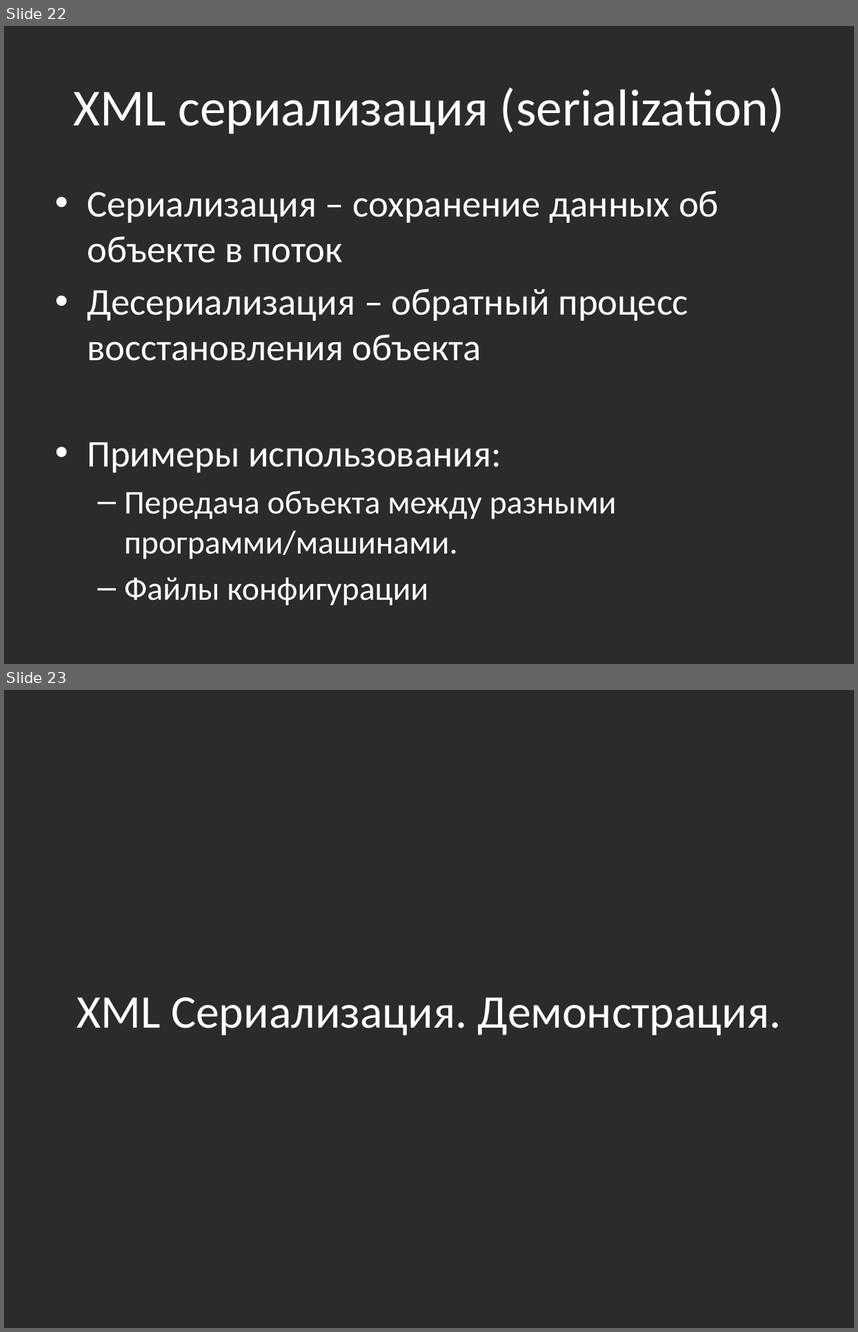
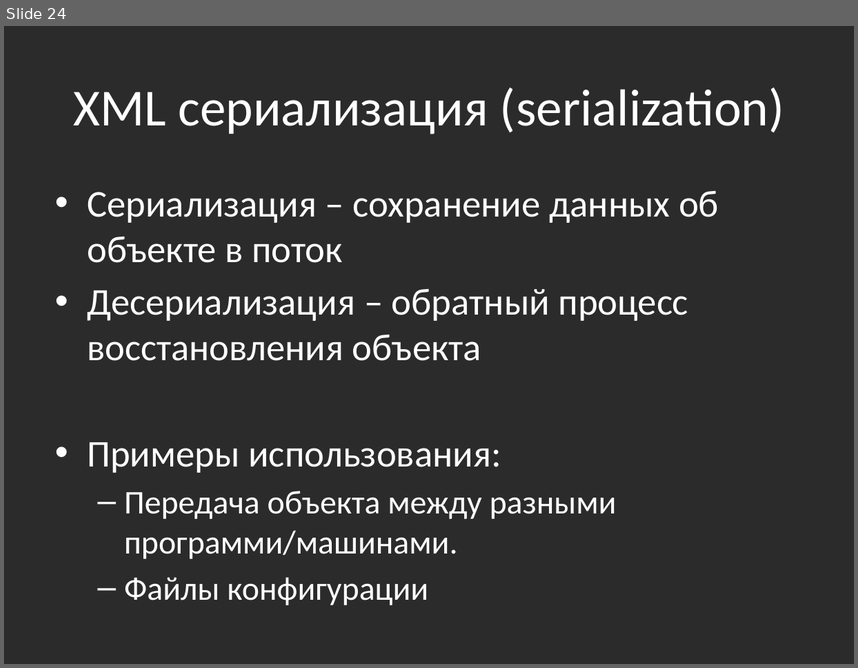
Before and after one commit to bazile/Training, a slide deck: Presentation/lesson-06-xml.pptx. Shown one above the other, each under a label of ours: slides 22 and 23 before the commit, slide 24 after it. The pictures are 858x1332 and 858x668 pixels, drawn with LibreOffice and Linux fonts; fonts in the diff are those of the drawing; background and template pictures are left out; a plain dark background stands for a picture behind light text. Boxes give left, top, right and bottom in pixels: in the first picture for what was removed or moved away, otherwise in the second. Text is boxed around its words. In the diff, an @@ line names an element or a change of style, - is before the commit and + after.

```diff
--- a/Presentation/lesson-06-xml.pptx
+++ b/Presentation/lesson-06-xml.pptx
@@ slide 23 removed at box(4, 690, 854, 1328), background picture (left out) @@
@@ title removed at box(76, 997, 781, 1035) @@
-XML Сериализация. Демонстрация.
@@ what was slide 22 is now slide 24 @@
```
Also in this commit, not shown: 3 slides changed, 4 slides added, 2 other files.
